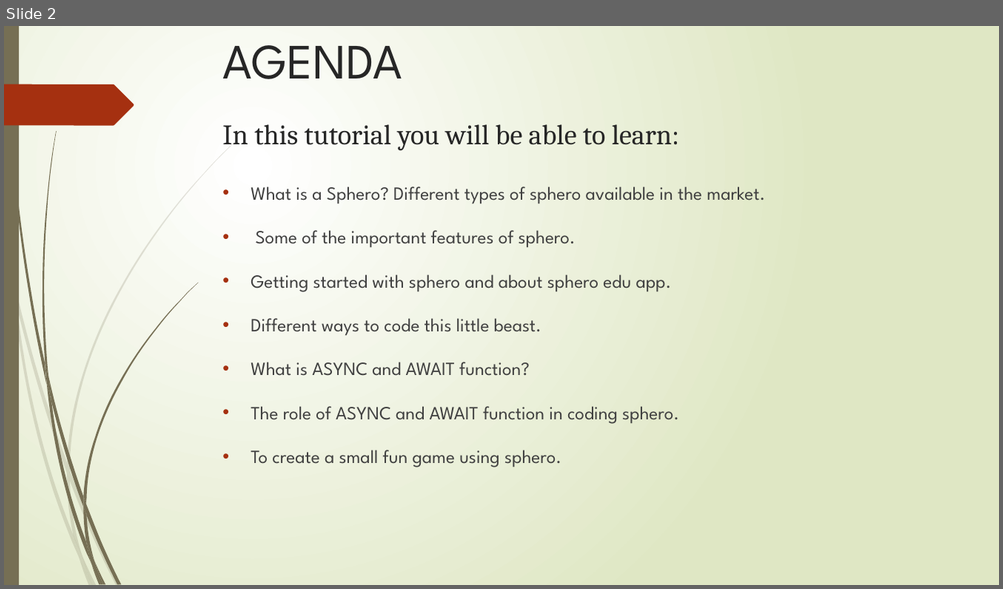
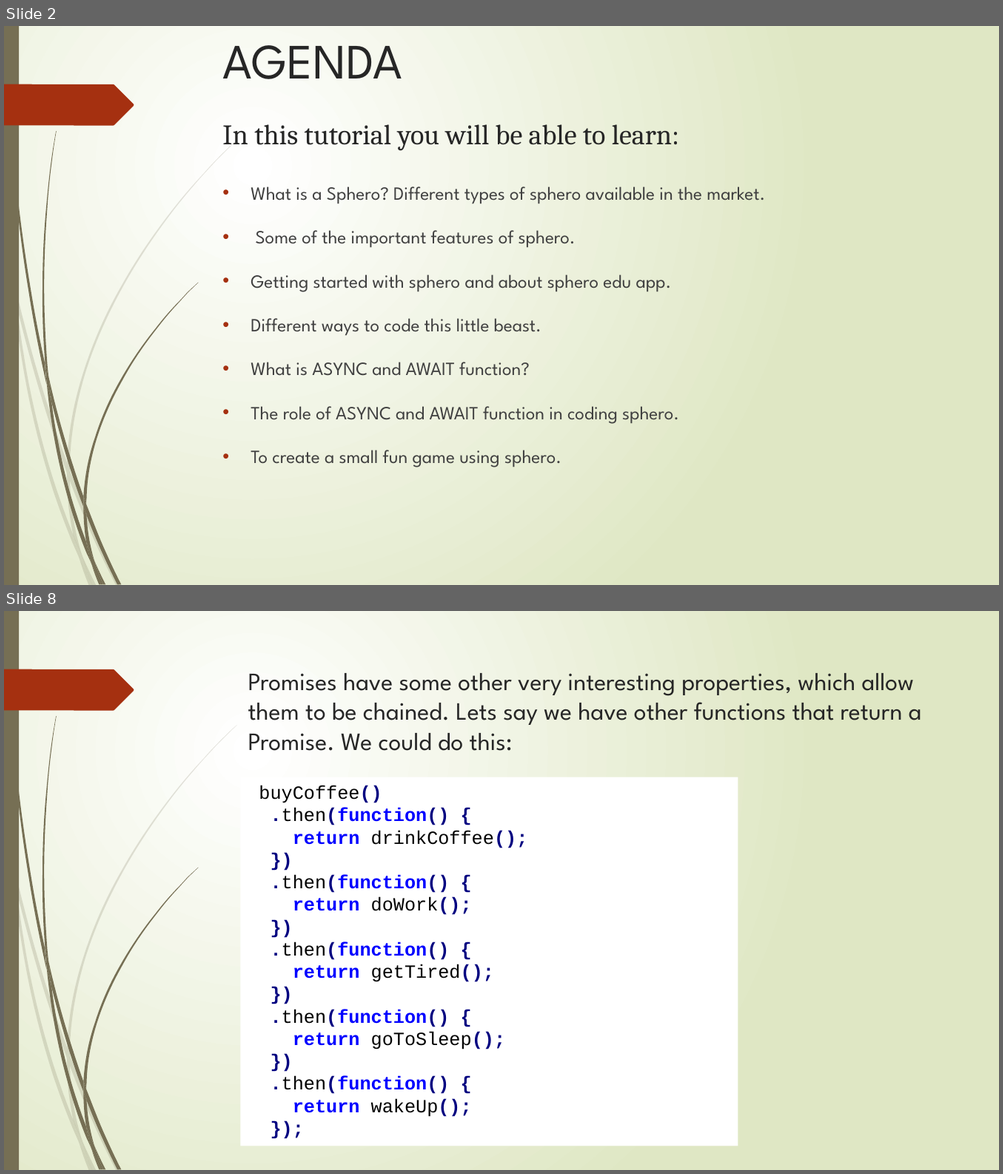
Before and after one commit to AnkitPrakash687/sphero_tutorial, a slide deck: SPHERO.pptx. Shown one above the other, each under a label of ours: slide 2 before the commit, slides 2 and 8 after it; the slides between them are not shown. The pictures are 1003x589 and 1003x1174 pixels, drawn with LibreOffice and Linux fonts; fonts in the diff are those of the drawing. Boxes give left, top, right and bottom in pixels: in the first picture for what was removed or moved away, otherwise in the second. Text is boxed around its words. In the diff, an @@ line names an element or a change of style, - is before the commit and + after.

```diff
--- a/SPHERO.pptx
+++ b/SPHERO.pptx
@@ slide 8 added at (x1=4, y1=611, x2=999, y2=1170), background gradient #FFFFFF to #DFE8C4; not listed: 24 template elements that a slide beside it also shows @@
@@ title added at (x1=248, y1=673, x2=922, y2=751), 24 pt, text #262626 @@
+Promises have some other very interesting properties, which allow them to be chained. Lets say we have other functions that return a Promise. We could do this:
@@ rectangle added at (x1=241, y1=777, x2=738, y2=1147), fill #FFFFFF, 18 pt, text #0000FF, bold @@
+buyCoffee()
+.then(function() {
+return drinkCoffee();
+})
+.then(function() {
+return doWork();
+})
+.then(function() {
+return getTired();
+})
+.then(function() {
+return goToSleep();
+})
+.then(function() {
+return wakeUp();
+});
```
Also in this commit, not shown: 4 slides changed, 5 other slides added, 2 slides removed.
